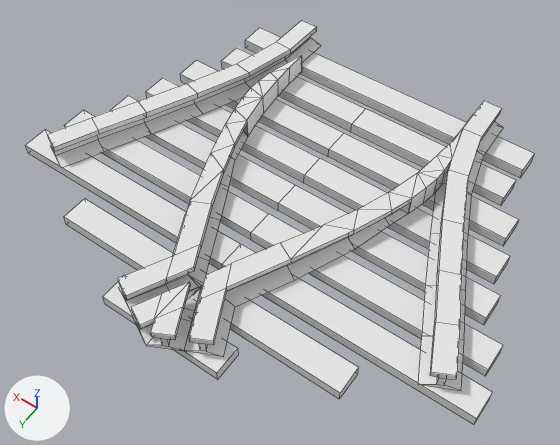
An edit to the OBJ model models/advtrains_dtrack_sy_tieless_r.obj, drawn before and after from the same camera.
Both versions are drawn from a 50 mm camera at (-1.19, 2.09, 2.01) aimed at (-0.04, 0.48, -0.52). Every picture has the same lights, and +X, +Y and +Z are marked at lower left. Mesh edges are drawn as thin lines. Where no turn or scale is listed for an object, it has been applied to the vertices.

In view in the first picture: 'sy_blades_r_Cube.016', 'sy_frog_Cube.004', 'sy_sleepers_Cube.002', 'sy_stockrails_Cube.001'.
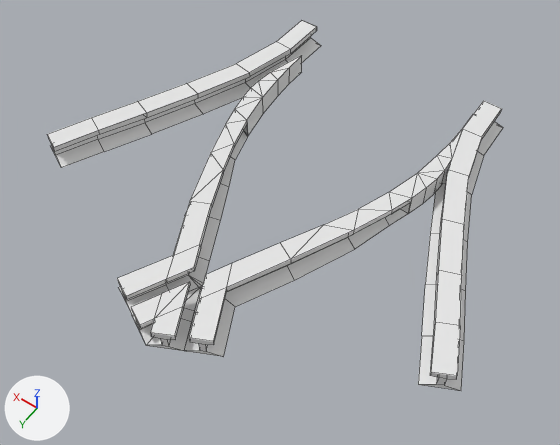
Boxes (x1, y1, x2, y2) around the edits, measured in the pictures (560 x 445 px):
'sy_sleepers_Cube.002', deleted
    before: (25, 28, 534, 425)

The change, as a list of edits to the scene's bpy script:
```text
Remove ob_sy_sleepers_cube_002:
    ob_sy_sleepers_cube_002 = bpy.data.objects.new('sy_sleepers_Cube.002', me_sy_sleepers_cube_002)
    ob_sy_sleepers_cube_002.location = (0.0, 0.0, 0.0)
```
